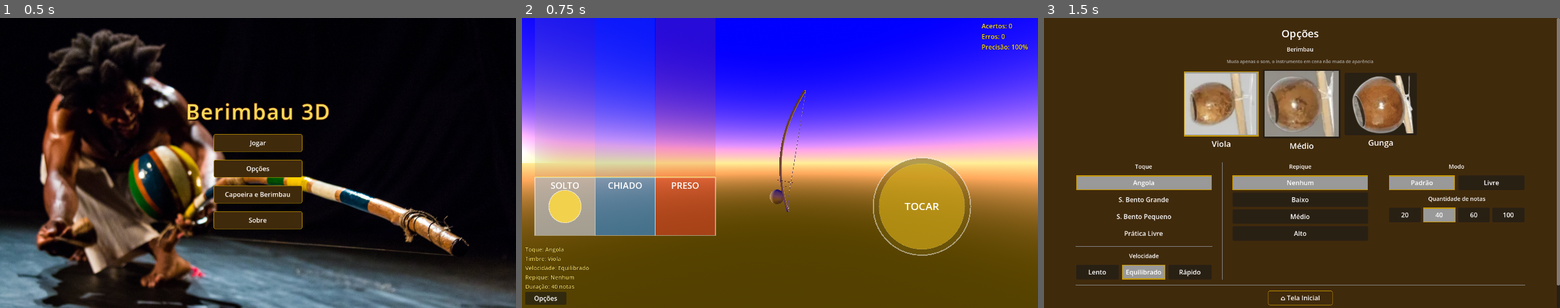
Above: before the commit, frames 1-3 (left to right).
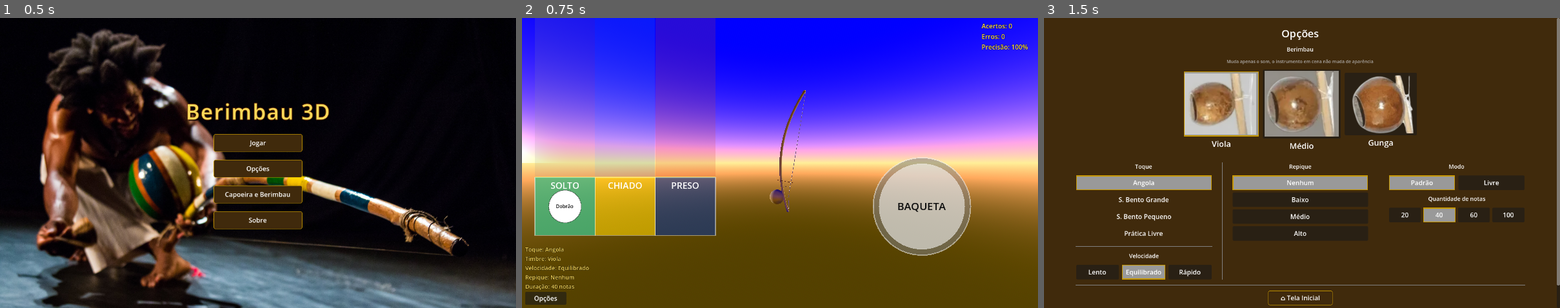
Above: after the commit, the same moments.

Repository: frsbrito/berimbau-3d
Game: Godot game, scene res://scenes/menus/menu_principal.tscn
The game is run twice, just before and just after one commit, with the same random seed, the same clock (stepped at 60 frames per second) and the same inputs.
Inputs:
- Up to frame 1 (0.5 s): no input
- Up to frame 2 (0.75 s): click "Jogar" at 0.5 s
- Up to frame 3 (1.5 s): click "Opções" at 1.25 s

Frame 1 is identical in both runs. In frame 2, 12% of the frame differs, in the area x 2-87%, y 48-82%; in frame 3, nothing differs.

Commit message:
Ajusta cores da trilha, dobrão e baqueta para paleta do Brasil

Diff:
--- a/scenes/touch_ui.gd
+++ b/scenes/touch_ui.gd
@@ -2,13 +2,15 @@
 
 @export var touch_controls: Node
 
-const COR_BAQUETA = Color(0.90, 0.72, 0.10, 0.55)
-const COR_BAQUETA_ATIVO = Color(1.00, 0.88, 0.20, 0.90)
+const COR_BAQUETA = Color(1.00, 1.00, 1.00, 0.55)
+const COR_BAQUETA_ATIVO = Color(1.00, 1.00, 1.00, 0.90)
 const COR_BORDA   = Color(1.00, 1.00, 1.00, 0.45)
 const COR_TEXTO   = Color(1.00, 1.00, 1.00, 1.00)
-const COR_DOBRAO  = Color(0.95, 0.82, 0.30, 1.00)
+const COR_TEXTO_ESCURO = Color(0.05, 0.05, 0.05, 1.00)
+const COR_DOBRAO  = Color(1.00, 1.00, 1.00, 1.00)
 
 const FONT_SIZE = 22
+const FONT_SIZE_DOBRAO = 12
 
 var _dobrao_pos: Vector2 = Vector2.ZERO
 var _inicializado: bool = false
@@ -98,7 +100,11 @@
 	# Círculo do dobrão (a "moeda")
 	var raio = minf(rect.size.y * 0.28, zone_w * 0.38)
 	draw_circle(_dobrao_pos, raio, COR_DOBRAO)
-	draw_arc(_dobrao_pos, raio, 0, TAU, 40, Color(1, 1, 1, 0.5), 2.0)
+	draw_arc(_dobrao_pos, raio, 0, TAU, 40, Color(0, 0, 0, 0.35), 2.0)
+
+	var font = ThemeDB.fallback_font
+	var label_pos = Vector2(_dobrao_pos.x - raio, _dobrao_pos.y + FONT_SIZE_DOBRAO * 0.35)
+	draw_string(font, label_pos, "Dobrão", HORIZONTAL_ALIGNMENT_CENTER, raio * 2.0, FONT_SIZE_DOBRAO, COR_TEXTO_ESCURO)
 
 func _desenhar_baqueta(rect: Rect2):
 	var cor = COR_BAQUETA_ATIVO if _baqueta_ativo else COR_BAQUETA
@@ -110,7 +116,7 @@
 
 	# Glow externo quando ativo
 	if _baqueta_ativo:
-		draw_arc(center, raio + 10, 0, TAU, 48, Color(1.0, 0.88, 0.20, 0.25), 8.0)
+		draw_arc(center, raio + 10, 0, TAU, 48, Color(1.0, 1.0, 1.0, 0.25), 8.0)
 
 	# Círculo interno mais escuro para dar profundidade
 	draw_circle(center, raio, Color(cor.r * 0.5, cor.g * 0.5, cor.b * 0.5, cor.a))
@@ -121,7 +127,7 @@
 	draw_arc(center, raio * 0.88, 0, TAU, 48, Color(1.0, 1.0, 1.0, 0.12), 1.5)
 
 	var font = ThemeDB.fallback_font
-	draw_string(font, Vector2(rect.position.x, center.y + FONT_SIZE * 0.45), "TOCAR", HORIZONTAL_ALIGNMENT_CENTER, rect.size.x, FONT_SIZE + 4, COR_TEXTO)
+	draw_string(font, Vector2(rect.position.x, center.y + FONT_SIZE * 0.45), "BAQUETA", HORIZONTAL_ALIGNMENT_CENTER, rect.size.x, FONT_SIZE + 4, COR_TEXTO_ESCURO)
 
 func _desenhar_zoom_indicador(size: Vector2):
 	if _zoom_tempo_restante <= 0.0:
--- a/scripts/GameData.gd
+++ b/scripts/GameData.gd
@@ -10,9 +10,10 @@
 const TIPO_PRESO = 3
 
 # --- Cor de identificação por tipo de nota (fonte única para a UI) ---
-const COR_TIPO_SOLTO  = Color(0.55, 0.55, 0.55)
-const COR_TIPO_CHIADO = Color(0.20, 0.55, 0.90)
-const COR_TIPO_PRESO  = Color(0.85, 0.25, 0.15)
+# Paleta inspirada nas cores do Brasil (verde, amarelo, azul).
+const COR_TIPO_SOLTO  = Color(0.11, 0.58, 0.35)
+const COR_TIPO_CHIADO = Color(1.00, 0.83, 0.00)
+const COR_TIPO_PRESO  = Color(0.05, 0.20, 0.55)
 
 func cor_por_tipo(tipo: int) -> Color:
 	match tipo:
